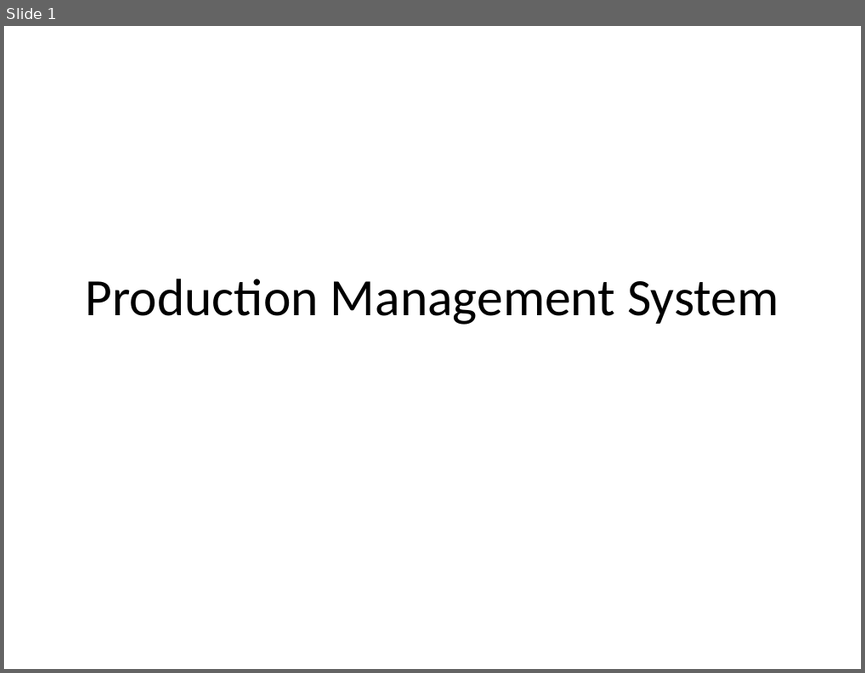
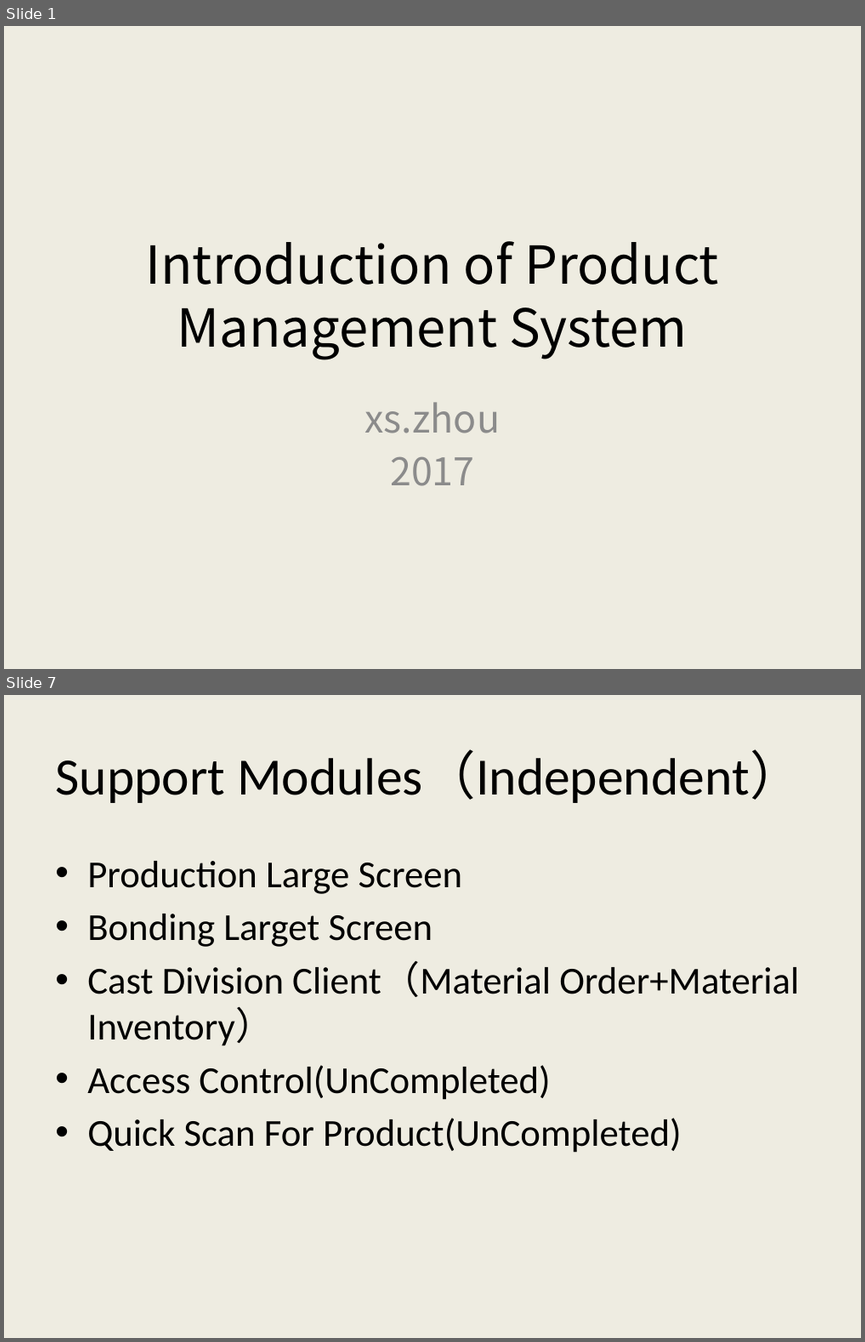
Before and after one commit to AlecSPb/PMS, a slide deck: PMSClient/Resource/Files/pmshelp_en.pptx. Shown one above the other, each under a label of ours: slide 1 before the commit, slides 1 and 7 after it; the slides between them are not shown. The pictures are 865x673 and 865x1342 pixels, drawn with LibreOffice and Linux fonts; fonts in the diff are those of the drawing. Boxes give left, top, right and bottom in pixels: in the first picture for what was removed or moved away, otherwise in the second. Text is boxed around its words. In the diff, an @@ line names an element or a change of style, - is before the commit and + after.

```diff
--- a/PMSClient/Resource/Files/pmshelp_en.pptx
+++ b/PMSClient/Resource/Files/pmshelp_en.pptx
@@ slide 7 added at (4, 695, 861, 1338), background #EEECE1 @@
@@ title added at (55, 751, 802, 803), 44 pt, text #000000 @@
+Support Modules（Independent）
@@ text added at (87, 861, 799, 1152), 32 pt, text #000000 @@
+• Production Large Screen
+• Bonding Larget Screen
+• Cast Division Client（Material Order+Material Inventory）
+• Access Control(UnCompleted)
+• Quick Scan For Product(UnCompleted)
@@ slide 1 changed as well @@
@@ background #FFFFFF to #EEECE1 @@
@@ title at (145, 241, 719, 360): text changed; font Calibri to Noto Sans CJK SC @@
-Production Management System
+Introduction of Product Management System
@@ subtitle added at (365, 402, 500, 486), 32 pt, text #8C8C8C @@
+xs.zhou
+2017
```
Also in this commit, not shown: 1 other slide changed, 11 other slides added, 10 slides removed, 1 other file.
